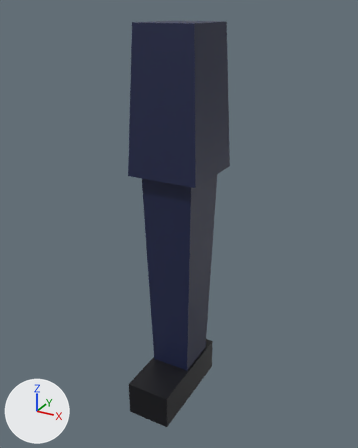
The glTF model examples/solid-eleven/assets/shared/models/leg_k25.glb, before and after one commit.
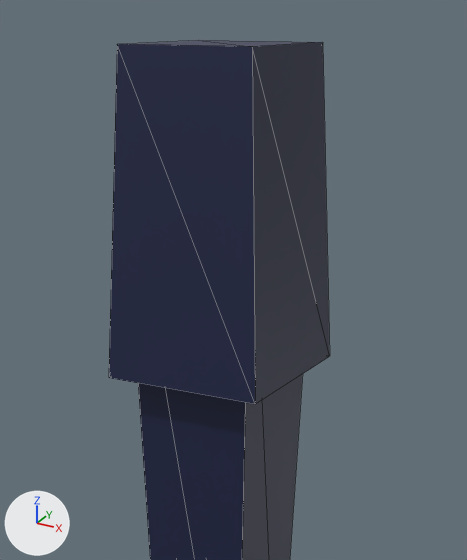
Each version appears first whole from a 50 mm lens placed at (0.53, -0.97, 0.05), pointed at (0.009, -0.024, -0.423), and next in a close-up on the part from 22% to 82% of the width and 0% to 58% of the height. Lighting does not change. The marker at lower left points along +X, +Y and +Z. The first two pictures are the older version. The close-ups show mesh edges as thin lines. Vertices at exactly the same position are counted once.

The first close-up shows 'leg_kit'.
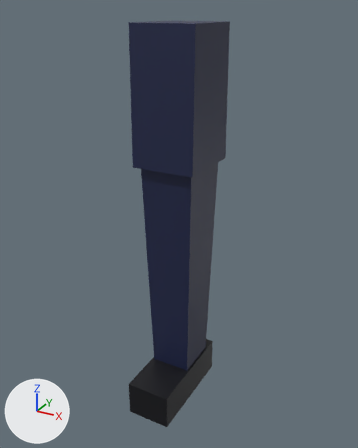
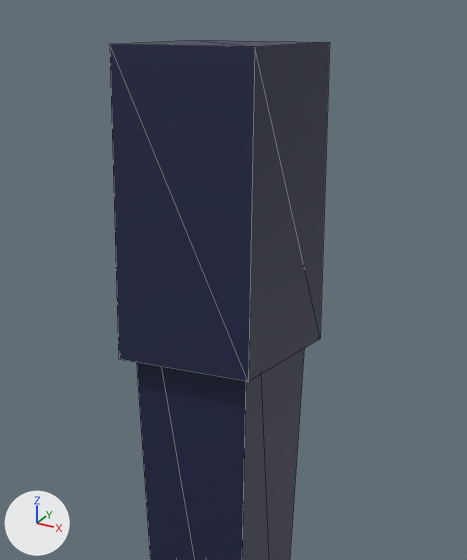
Boxes [x1, y1, x2, y2] around the edits, measured in the close-ups (467 x 560 px; the box of a moved part takes in the faces that stretch with it):
'leg_kit', reshaped
    before: [109, 40, 330, 560]
    after: [110, 40, 330, 560]
part 1 of me_leg_kit_025, moved or reshaped
    before: [109, 42, 330, 404]
    after: [110, 41, 330, 382]

The change, as a diff of the scene's bpy script:
```diff
--- a/examples/solid-eleven/assets/shared/models/leg_k25.glb.py
+++ b/examples/solid-eleven/assets/shared/models/leg_k25.glb.py
@@ me_leg_kit_025 @@
 # used by ob_leg_kit; location = (0.0, 0.0, 0.0)
-me_leg_kit_025.from_pydata(...)  # 24 vertices, 32 faces; spans x -0.085..0.085, y -0.17..0.09, z -0.91..0.02
-me_leg_kit_025.vertices[0].co = (-0.07, 0.075, 0.02)  # pixel (198, 40)
-me_leg_kit_025.vertices[1].co = (0.07, 0.075, 0.02)  # pixel (322, 42)
-me_leg_kit_025.vertices[2].co = (0.085, 0.09, -0.3)  # pixel (329, 356)
-me_leg_kit_025.vertices[3].co = (-0.085, 0.09, -0.3)
-me_leg_kit_025.vertices[4].co = (0.07, -0.075, 0.02)  # pixel (252, 46)
-me_leg_kit_025.vertices[5].co = (0.085, -0.09, -0.3)  # pixel (255, 404)
-me_leg_kit_025.vertices[6].co = (-0.07, -0.075, 0.02)  # pixel (117, 44)
-me_leg_kit_025.vertices[7].co = (-0.085, -0.09, -0.3)  # pixel (108, 377)
+me_leg_kit_025.from_pydata(...)  # 24 vertices, 32 faces; spans x -0.075..0.075, y -0.17..0.09, z -0.91..0.02
+# me_leg_kit_025 part 1
+me_leg_kit_025.vertices[0].co = (-0.075, 0.08, 0.02)  # pixel (196, 40)
+me_leg_kit_025.vertices[1].co = (0.075, 0.08, 0.02)  # pixel (329, 42)
+me_leg_kit_025.vertices[2].co = (0.075, 0.085, -0.28)  # pixel (320, 338)
+me_leg_kit_025.vertices[3].co = (-0.075, 0.085, -0.28)
+me_leg_kit_025.vertices[4].co = (0.075, -0.08, 0.02)  # pixel (254, 46)
+me_leg_kit_025.vertices[5].co = (0.075, -0.085, -0.28)  # pixel (248, 381)
+me_leg_kit_025.vertices[6].co = (-0.075, -0.08, 0.02)  # pixel (109, 44)
+me_leg_kit_025.vertices[7].co = (-0.075, -0.085, -0.28)  # pixel (118, 359)
 me_leg_kit_025.materials.append(mat_defaultmaterial)
```
